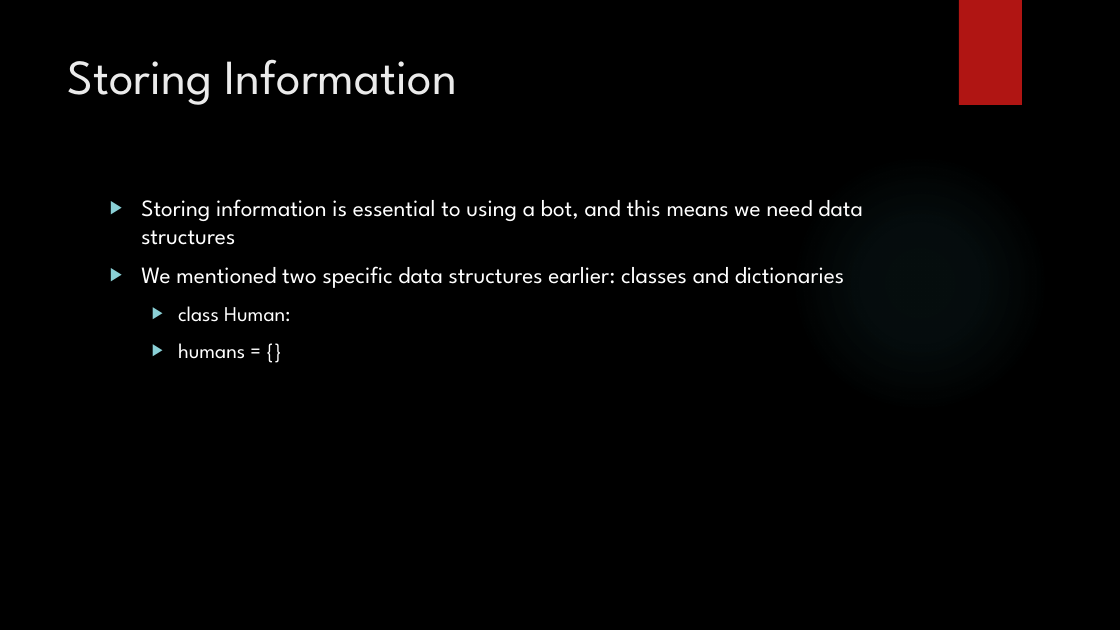
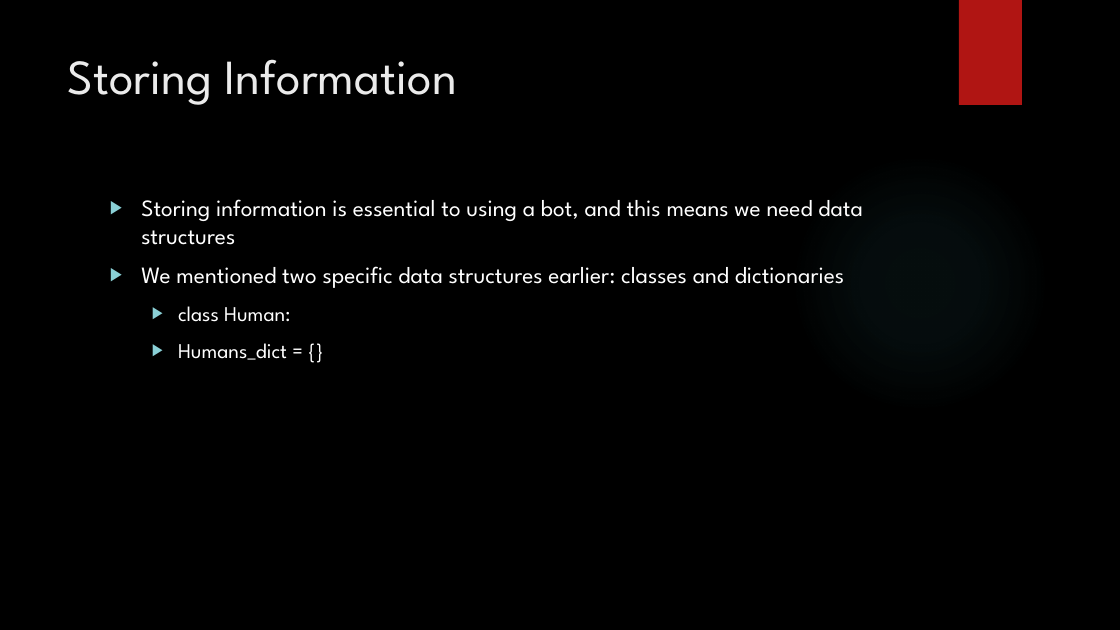
Before and after one commit to siddbose97/Telegram_Workshop, a slide deck: slide 56 of Second Python Course.pptx (slide 59 before the commit). Drawn at 1120x630 pixels with LibreOffice and Linux fonts; fonts in the diff are those of the drawing; background and template pictures are left out. Boxes give left, top, right and bottom in pixels: in the first picture for what was removed or moved away, otherwise in the second. Text is boxed around its words. In the diff, an @@ line names an element or a change of style, - is before the commit and + after.

```diff
--- a/Second Python Course.pptx
+++ b/Second Python Course.pptx
@@ text at bbox=[178, 343, 287, 360]: text changed @@
-  ▶ humans = {}
+  ▶ Humans_dict = {}
```
Also in this commit, not shown: 29 other slides changed, 1 slide added, 8 slides removed, 3 other files.
